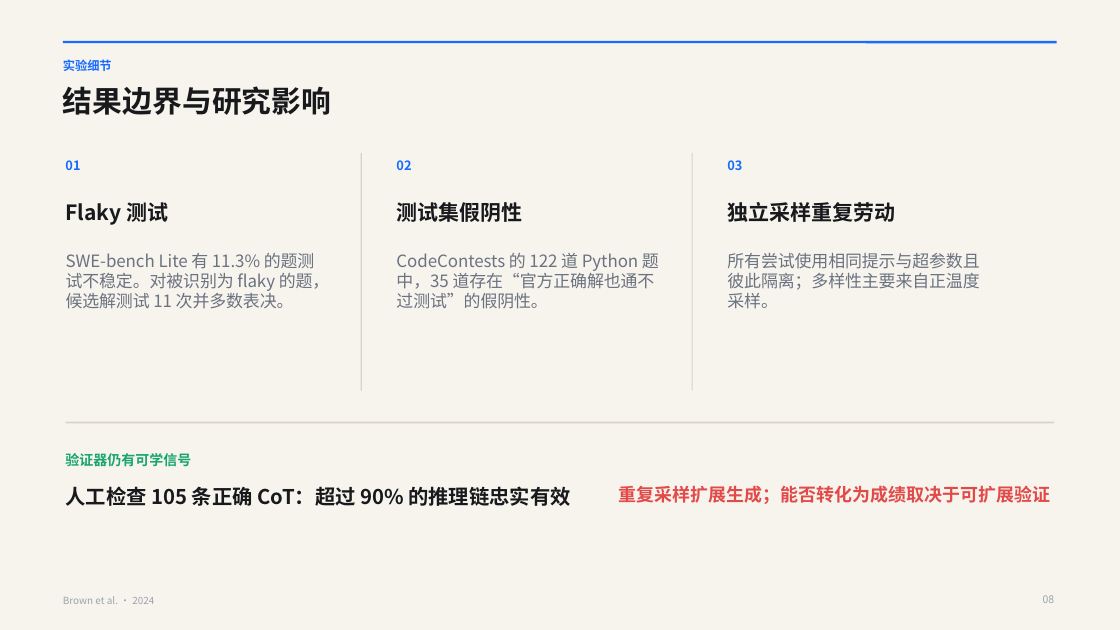
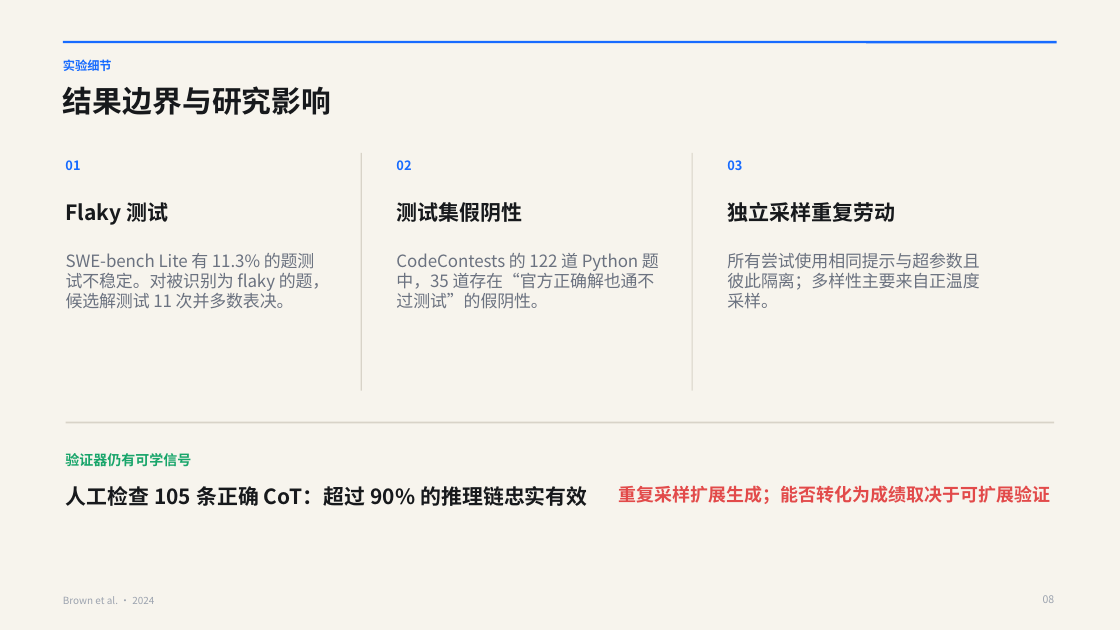
Before and after one commit to hz1957/paper-decks, a slide deck: slide 8 of Agent/large-language-monkeys/large-language-monkeys.pptx. Drawn at 1120x630 pixels with LibreOffice and Linux fonts; fonts in the diff are those of the drawing. Boxes give left, top, right and bottom in pixels: in the first picture for what was removed or moved away, otherwise in the second. Text is boxed around its words. In the diff, an @@ line names an element or a change of style, - is before the commit and + after.

```diff
--- a/Agent/large-language-monkeys/large-language-monkeys.pptx
+++ b/Agent/large-language-monkeys/large-language-monkeys.pptx
@@ text "人工检查 105 条正确 CoT：超过 90% ..." at [66,486,588,506]: size 17.4 to 18 pt @@
```
Also in this commit, not shown: 7 other slides changed, 8 slides added, 27 other files.
